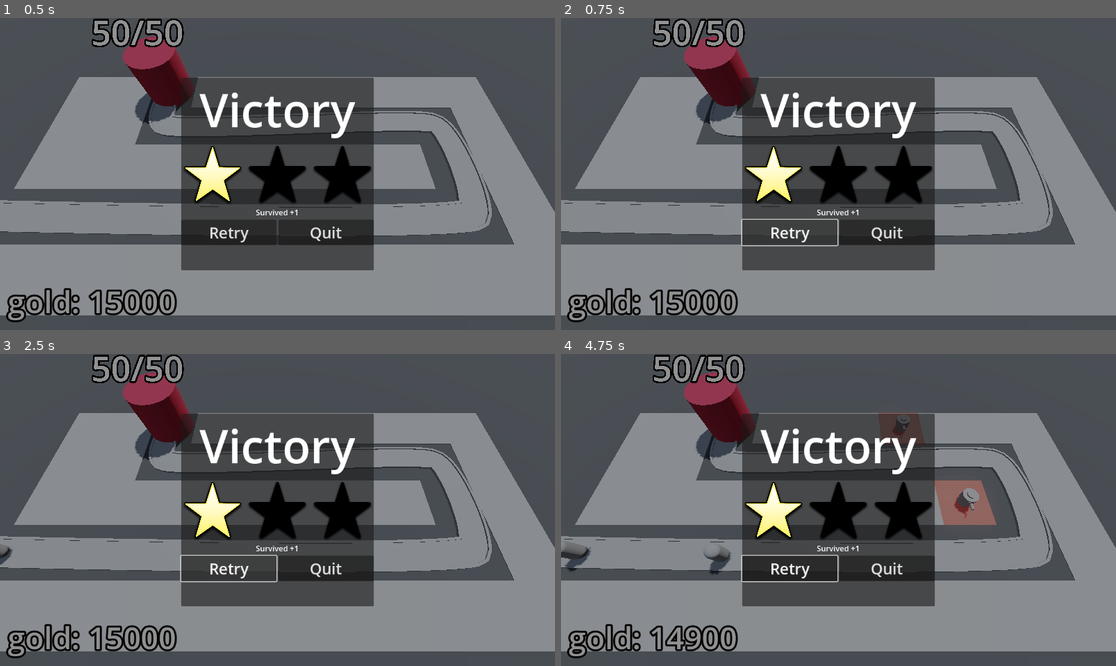
Above: before the commit, frames 1-4 (two rows, left to right).
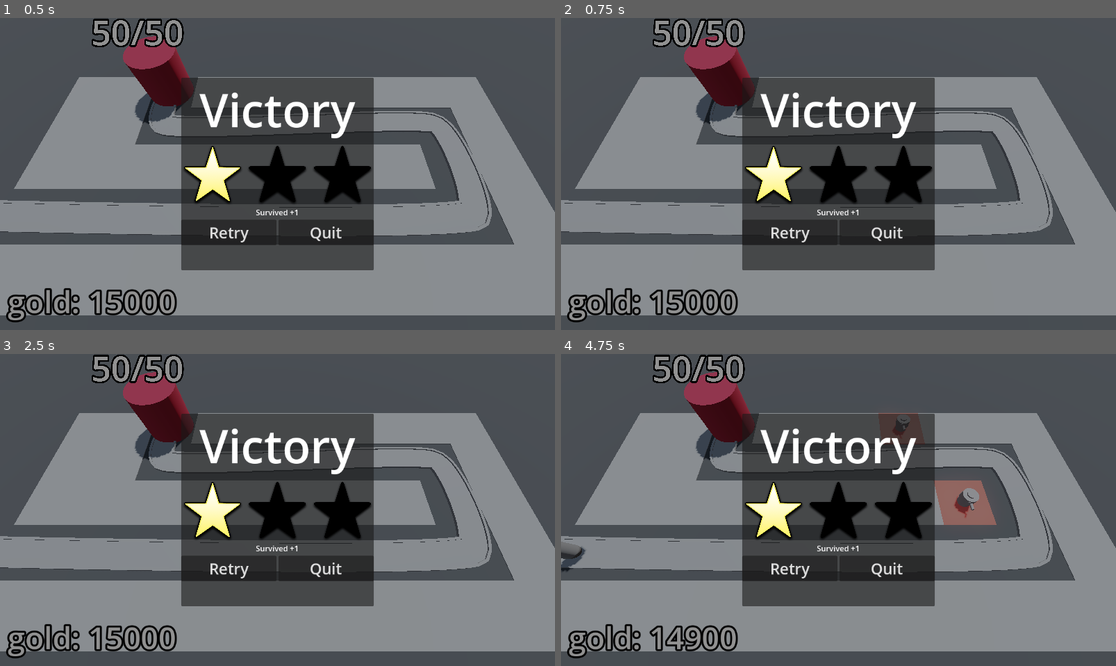
Above: after the commit, the same moments.

Repository: ozgencDev/Barbarian-Blaster
Game: Godot game, scene res://BaseLevel.tscn
Same seed, same stepped clock (60 frames per second), same inputs: the game is played once before the commit and once after it.
Inputs (mouse positions are in pixels of both pictures, inside the frame that each line leads up to):
- Up to frame 1 (0.5 s): no input
- Up to frame 2 (0.75 s): click "Retry" at 0.5 s
- Up to frame 3 (2.5 s): click "Retry" at 1.25 s; click "Retry" at 2 s
- Up to frame 4 (4.75 s): move the mouse to (960, 494) at 2.77 s; press the mouse at (960, 494) at 2.78 s; move the mouse to (727, 525) at 3.52 s; release the mouse at (727, 525) at 3.53 s; click (727, 525) at 3.6 s; move the mouse to (894, 441) at 4.27 s; press the mouse at (894, 441) at 4.28 s

Frame 1 is identical in both runs. In frame 2, 0.2% of the frame differs, in the area x 32-51%, y 64-74%; in frame 3, 0.3%; in frame 4, 0.6%, in the area x 0-51%, y 60-74%.
Error before the commit: Parse Error: Variable "base" has the same name as a previously declared variable. (res://UserInterface/victory_layer.gd:9)

Commit message:
fix typo

Diff:
--- a/UserInterface/victory_layer.gd
+++ b/UserInterface/victory_layer.gd
@@ -6,7 +6,7 @@
 @onready var money_label: Label = %MoneyLabel
 
 @onready var base = get_tree().get_first_node_in_group('base')
-@onready var base = get_tree().get_first_node_in_group('bank')
+@onready var bank = get_tree().get_first_node_in_group('bank')
 
 func victory() -> void:
 	visible = true
